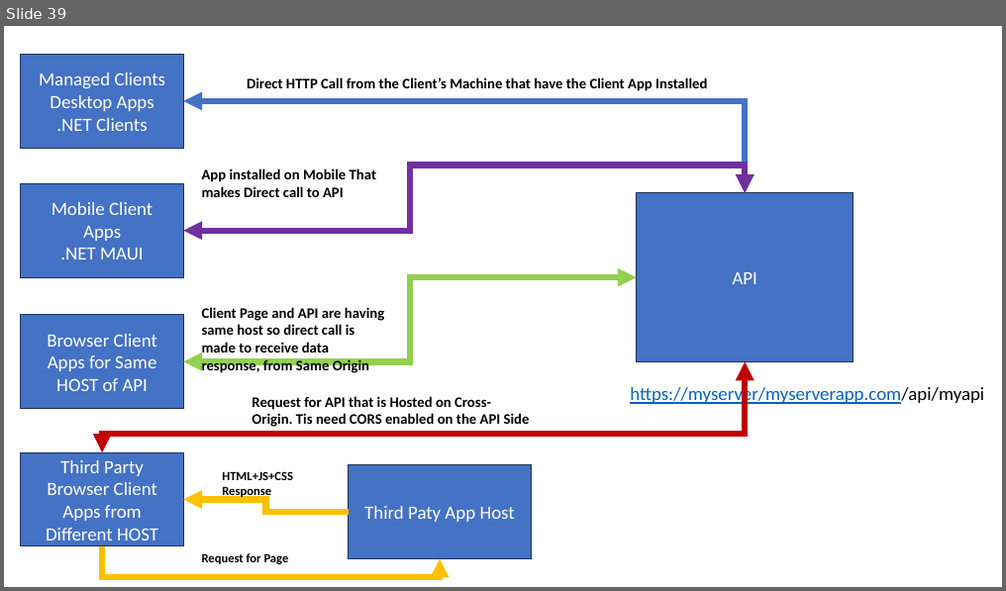
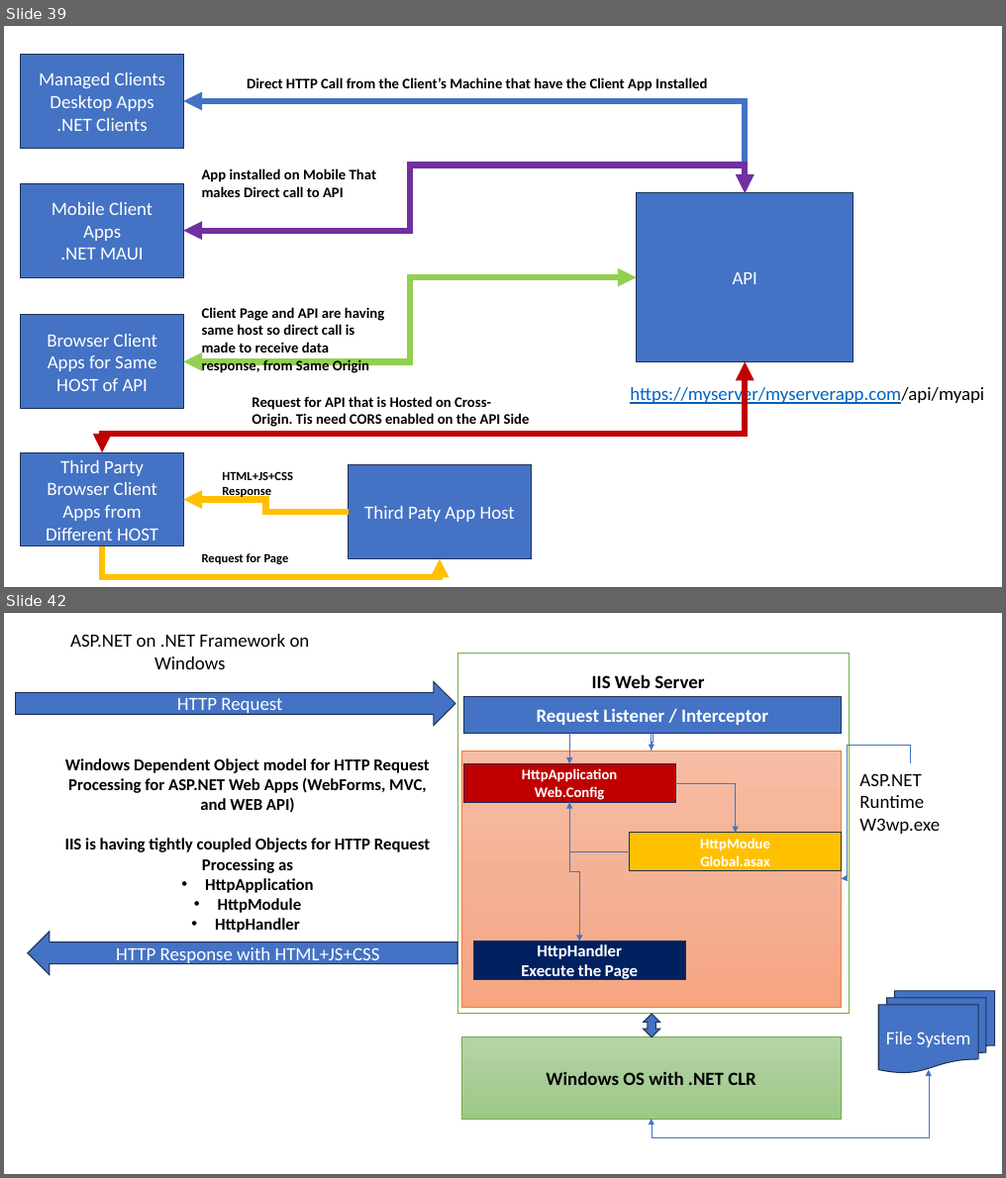
Before and after one commit to maheshsabnis/capita_sept_2023_Oct, a slide deck: Images.pptx. Shown one above the other, each under a label of ours: slide 39 before the commit, slides 39 and 42 after it; the slides between them are not shown. The pictures are 1006x591 and 1006x1178 pixels, drawn with LibreOffice and Linux fonts; fonts in the diff are those of the drawing. Boxes give left, top, right and bottom in pixels: in the first picture for what was removed or moved away, otherwise in the second. Text is boxed around its words. In the diff, an @@ line names an element or a change of style, - is before the commit and + after.

```diff
--- a/Images.pptx
+++ b/Images.pptx
@@ slide 42 added at bbox=[4, 613, 1002, 1174], background #FFFFFF @@
@@ text added at bbox=[70, 634, 310, 669], 18 pt, text #000000 @@
+ASP.NET on .NET Framework on Windows
@@ rectangle added at bbox=[457, 654, 848, 1014], fill #FFFFFF, outline #70AD47 1 pt @@
@@ right arrow added at bbox=[15, 682, 455, 725], fill #4472C4, outline #1E3256 1 pt, 18 pt, text #FFFFFF @@
+HTTP Request
@@ rectangle added at bbox=[463, 697, 841, 734], fill #4472C4, outline #1E3256 1 pt, 18 pt, text #FFFFFF, bold @@
+Request Listener / Interceptor
@@ text added at bbox=[592, 674, 704, 688], 18 pt, text #000000, bold @@
+IIS Web Server
@@ text added at bbox=[65, 759, 430, 933], 16 pt, text #000000, bold @@
+Windows Dependent Object model for HTTP Request Processing for ASP.NET Web Apps (WebForms, MVC, and WEB API)
+IIS is having tightly coupled Objects for HTTP Request Processing as
+• HttpApplication
+• HttpModule
+• HttpHandler
@@ rectangle added at bbox=[461, 751, 841, 1008], fill gradient #F7BDA5 to #F5B196 to #F8A582, outline #ED7D31 0.5 pt @@
@@ elbow arrow added from (651, 751) to (570, 764), #4472C4 0.5 pt @@
@@ elbow arrow added from (652, 734) to (651, 751), #4472C4 0.5 pt @@
@@ elbow arrow added from (911, 764) to (841, 878), #4472C4 0.5 pt @@
@@ rectangle added at bbox=[463, 764, 675, 802], fill #C00000, outline #1E3256 1 pt, 14 pt, text #FFFFFF, bold @@
+HttpApplication
+Web.Config
@@ elbow arrow added from (675, 783) to (736, 833), #4472C4 0.5 pt @@
@@ text added at bbox=[859, 773, 940, 834], 18 pt, text #000000 @@
+ASP.NET Runtime
+W3wp.exe
@@ elbow arrow added from (630, 852) to (570, 802), #4472C4 0.5 pt @@
@@ elbow arrow added from (570, 802) to (580, 942), #4472C4 0.5 pt @@
@@ rectangle added at bbox=[630, 833, 842, 871], fill #FFC000, outline #1E3256 1 pt, 14 pt, text #FFFFFF, bold @@
+HttpModue
+Global.asax
@@ left arrow added at bbox=[28, 932, 457, 975], fill #4472C4, outline #1E3256 1 pt, 18 pt, text #FFFFFF @@
+HTTP Response with HTML+JS+CSS
@@ rectangle added at bbox=[474, 942, 686, 980], fill #002060, outline #1E3256 1 pt, 16 pt, text #FFFFFF, bold @@
+HttpHandler
+Execute the Page
@@ flow chart multidocument added at bbox=[878, 991, 994, 1073], fill #4472C4, outline #1E3256 1 pt, 18 pt, text #FFFFFF @@
+File System
@@ up down arrow added at bbox=[644, 1014, 659, 1038], fill #4472C4, outline #1E3256 1 pt @@
@@ rectangle added at bbox=[461, 1037, 841, 1119], fill gradient #B5D5A7 to #AACE9A to #9CC987, outline #70AD47 0.5 pt, 18 pt, text #000000, bold @@
+Windows OS with .NET CLR
@@ elbow double arrow added from (651, 1119) to (929, 1070), #4472C4 0.5 pt @@
```
Also in this commit, not shown: 5 other slides added, 6 other files.
